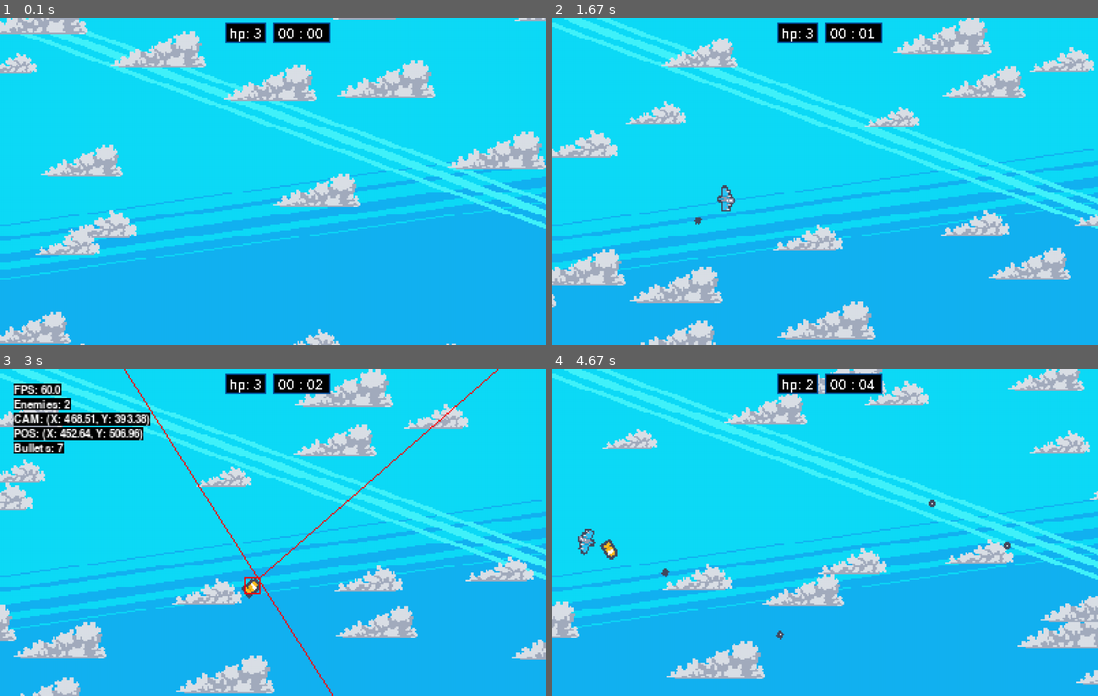
Above: before the commit, frames 1-4 (two rows, left to right).
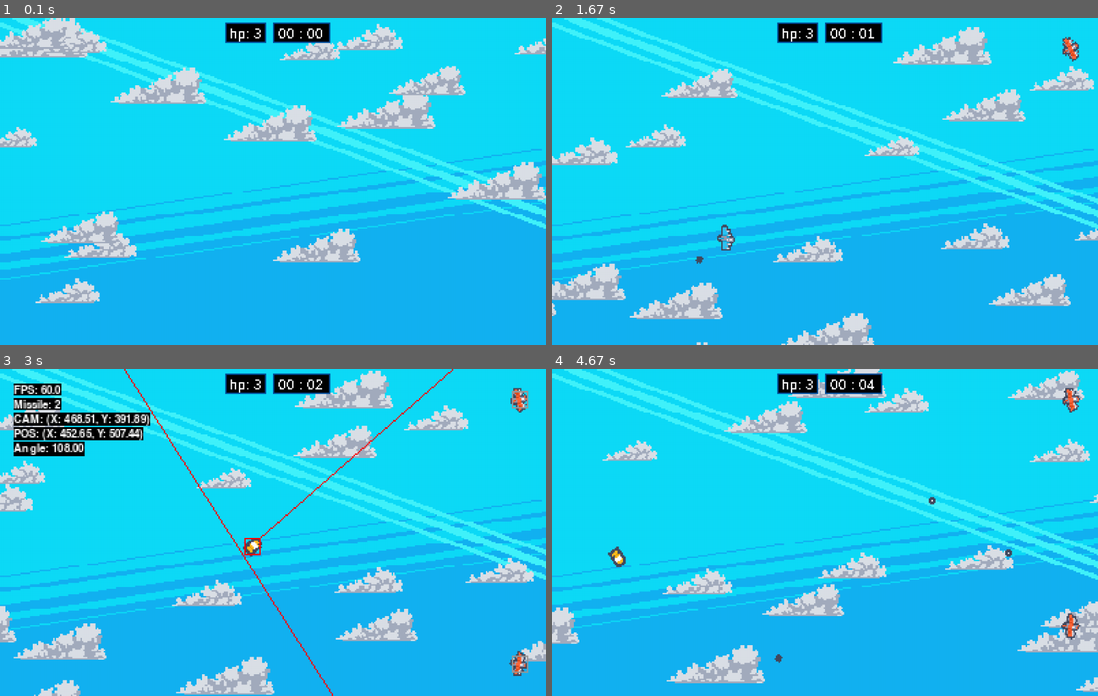
Above: after the commit, the same moments.

Repository: RodolfoFreitas0/Projeto-BIA-IA
Game: pygame game, started from mainPygame.py
Two runs of this game, one before a commit and one after it. Both use one fixed random seed, a clock stepped at 60 frames per second and the inputs below.
Inputs:
- Up to frame 1 (0.1 s): no input
- Up to frame 2 (1.67 s): tap I at 0.33 s; hold Right 0.67-1.13 s; tap B at 0.82, 1.32 s; hold Up 1.17-1.47 s; tap Space at 1.23, 1.57 s; hold Right from 1.5 s (still down)
- Up to frame 3 (3 s): tap Space at 1.87, 2.07, 2.37, 2.63, 2.97 s; release Right at 1.97 s; hold Left 2-2.53 s; tap I at 2.15 s; hold Down 2.57-2.87 s; tap B at 2.72 s; hold Left from 2.9 s (still down)
- Up to frame 4 (4.67 s): tap Space at 3.27, 3.4, 3.8, 4.1, 4.47 s; release Left at 3.3 s; hold Up 3.33-3.7 s; tap I at 3.48 s; hold Right 3.73-4.37 s; tap B at 3.88 s; hold Down from 4.4 s (still down)

The runs differ from the first frame. In frame 1, 19% of the frame differs, in the area x 0-100%, y 0-100%; in frame 2, 17%; in frame 3, 6.5%; in frame 4, 10%.

Commit message:
Tentativa de criar novo inimigo e anotações

Diff:
--- a/mainPygame.py
+++ b/mainPygame.py
@@ -3,7 +3,8 @@
 
 from scripts.entities import Player
 from scripts.entities import Bullet, BulletManager
-from scripts.entities import EnemyManager
+from scripts.entities import MissileManager
+from scripts.entities import Enemy, EnemyManager
 
 from scripts.utills import load_img, load_imgs
 from scripts.utills import Debug
@@ -34,6 +35,7 @@
             self.clock = SimpleClock()
 
         self.game_active = True
+        self.menu = True
         self.running = True
 
         self.display_width = settings.DISPLAY_SIZE[0]
@@ -45,8 +47,9 @@
         if settings.PYGAME_MODE:
             self.assets = {
                 "player": pygame.transform.rotate(load_img("kenney_pixelshmup/Ships/Ship_0000.png"), 0),
-                "enemy": pygame.transform.rotate(load_img("kenney_pixelshmup/Tiles/tile_0012.png"), 0),
+                "missile": pygame.transform.rotate(load_img("kenney_pixelshmup/Tiles/tile_0012.png"), 180),
                 "bullet": pygame.transform.rotate(load_img("kenney_pixelshmup/Tiles/tile_0009.png"), 0),
+                "enemy": pygame.transform.rotate(load_img("kenney_pixelshmup/Ships/Ship_0001.png"), 0),
                 "background": load_img("background.png"),
                 "clouds": load_imgs("clouds")
             }
@@ -55,7 +58,13 @@
             self.assets = {}
 
         self.enemy_manager = EnemyManager()
-        self.bullet_manager = BulletManager(self.enemy_manager.enemies)
+        self.missile_manager = MissileManager()
+
+        self.bullet_manager = BulletManager([
+        self.missile_manager.missiles,
+        self.enemy_manager.enemies
+        ])
+
         self.player = Player(self, settings.PLAYER_START_POS, settings.PLAYER_SPEED)
 
         self.HUD = HUD(self)
@@ -69,9 +78,16 @@
         if settings.PYGAME_MODE:
             pygame.time.set_timer(settings.SPAWN_EVENT, settings.SPAWN_TIME)
             pygame.time.set_timer(settings.SCORE_EVENT, settings.SCORE_TIME)
+            # pygame.time.
+
+    def menu_menu(self):
+        pass
+
+    def highscore_menu(self):
+        pass
 
     def reset(self):
-        self.enemy_manager.enemies.clear()
+        self.missile_manager.missiles.clear()
         pygame.time.set_timer(settings.SPAWN_EVENT, settings.SPAWN_TIME)
 
         self.inputCTRL.reset()
@@ -87,6 +103,9 @@
 
     def run(self):
 
+        while self.menu:
+            break
+
         while self.running:
             handle_events(self, self.inputCTRL)
             if self.game_active == True:
@@ -105,7 +124,7 @@
                 rotation = self.inputCTRL.rotation_value()
 
                 player_screen_x = self.player.pos[0] - self.render_scroll[0]
-                if player_screen_x + 80 < 0:
+                if player_screen_x + 150 < 0:
                     print("Saiu da tela")
                     self.player.HP -= 1
                     self.player.pos[0] = self.render_scroll[0] + 40
@@ -114,14 +133,21 @@
                 if self.score > self.highscore:
                      self.highscore = self.score
 
+                self.missile_manager.update_logic(self.render_scroll, self.player)
+                self.missile_manager.render(self.display, self.render_scroll)
+
+                self.bullet_manager.update_logic()
+                self.bullet_manager.render(self.display, self.render_scroll)
+
+                self.player.update_logic(((self.inputCTRL.movement[1] - self.inputCTRL.movement[0]), 0), rotation)
+                self.player.render(self.display, offset=self.render_scroll)
+
                 self.enemy_manager.update_logic(self.render_scroll, self.player)
                 self.enemy_manager.render(self.display, self.render_scroll)
 
-                self.bullet_manager.update_logic()
-                self.bullet_manager.render(self.display, self.render_scroll)
-
-                self.player.update_logic(((self.inputCTRL.movement[1] - self.inputCTRL.movement[0]), 0), rotation)
-                self.player.render(self.display, offset=self.render_scroll)
+                for enemy in self.enemy_manager.enemies:
+                    if enemy.alive == False:
+                        pass
 
                 if self.inputCTRL.shooting and self.cooldown >= 100:
                     bullet_pos = self.player.rect().center
@@ -150,9 +176,10 @@
 
             if settings.DEBUG_MODE and settings.PYGAME_MODE:
                 Debug(f"FPS: {self.clock.get_fps():.1f}", 10, 10, self.display)
-                Debug(f"Enemies: {self.enemy_manager.enemy_count}", 10, 20, self.display)
+                Debug(f"Missile: {self.missile_manager.missile_count}", 10, 20, self.display)
                 Debug(f"CAM: (X: {self.CAM.scroll[0]:.2f}, Y: {self.CAM.scroll[1]:.2f})", 10, 30, self.display)
                 Debug(f"POS: (X: {self.player.pos[0]:.2f}, Y: {self.player.pos[1]:.2f})", 10, 40, self.display)
+                Debug(f"Angle: {self.player.angle:.2f}", 10, 50, self.display)
 
             if settings.PYGAME_MODE:
                 self.screen.blit(pygame.transform.scale(self.display, self.screen.get_size()), (0, 0))
--- a/scripts/core/camera.py
+++ b/scripts/core/camera.py
@@ -12,7 +12,7 @@
         else:
             self.scroll[0] += 1.5
 
-        self.scroll[1] += (self.target.rect().centery - self.display_height / 2 - self.scroll[1]) / 15
+        self.scroll[1] += (self.target.rect().centery - self.display_height / 2 - self.scroll[1]) / 35
 
     def instant_focus(self):
         self.scroll[0] = self.target.rect().centerx - self.display_width / 2
--- a/scripts/core/controller.py
+++ b/scripts/core/controller.py
@@ -11,3 +11,6 @@
 
     def rotation_value(self):
         return self.rotation[0] - self.rotation[1]
+
+    def debugging(self):
+        pass
--- a/scripts/core/events.py
+++ b/scripts/core/events.py
@@ -33,8 +33,16 @@
                     if event.key == pygame.K_s or event.key == pygame.K_DOWN:
                         controller.movement[0] = True
 
+                    if event.key == pygame.K_i:
+                        from scripts.entities.enemy import Enemy
+
+                        enemy = Enemy(game, game.render_scroll, (3, 3))
+                        game.enemy_manager.add(enemy)
+
+                        print(len(game.enemy_manager.enemies))
+
                     if event.key == pygame.K_b:
-                        if settings.DEBUG_MODE == True:
+                        if settings.DEBUG_MODE:
                             settings.DEBUG_MODE = False
                             print("Debug Mode: OFF")
                         else:
@@ -57,10 +65,10 @@
                         controller.movement[0] = False
 
                 elif event.type == settings.SPAWN_EVENT:
-                    from scripts.entities.enemy import Enemy
+                    from scripts.entities.missile import Missile
 
-                    enemy = Enemy(game, game.render_scroll, (3, 3))
-                    game.enemy_manager.add(enemy)
+                    missile = Missile(game, game.render_scroll, (3, 3))
+                    game.missile_manager.add(missile)
 
                     settings.SPAWN_TIME = max(500, settings.SPAWN_TIME - 50)
                     pygame.time.set_timer(settings.SPAWN_EVENT, settings.SPAWN_TIME)
--- a/scripts/entities/__init__.py
+++ b/scripts/entities/__init__.py
@@ -1,8 +1,18 @@
 from .physics_entity import PhysicsEntity
-from .enemy import Enemy
-from .enemy import EnemyManager
+from .missile import Missile
+from .missile import MissileManager
 from .player import Player
 from .bullets import Bullet
 from .bullets import BulletManager
+from .enemy import Enemy, EnemyManager
 
-__all__ = ["PhysicsEntity", "Player", "Enemy", "EnemyManager", "Bullet", "BulletManager"]
+__all__ = [
+"PhysicsEntity",
+"Player",
+"Missile",
+"MissileManager",
+"Bullet",
+"BulletManager",
+"Enemy",
+"EnemyManager"
+]
--- a/scripts/entities/bullets.py
+++ b/scripts/entities/bullets.py
@@ -17,9 +17,9 @@
         super().update_logic(movement=(1, 0))
 
 class BulletManager:
-        def __init__(self, enemies):
+        def __init__(self, targets):
             self.bullets = []
-            self.enemies = enemies
+            self.targets = targets
 
         def add(self, bullet):
             self.bullets.append(bullet)
@@ -36,13 +36,13 @@
                     self.bullets.remove(bullet)
                     continue
 
-                for enemy in self.enemies:
-                    if enemy.alive and bullet.rect().colliderect(enemy.rect()):
-                        print("Bala colidiu com inimigo!")
-                        enemy.alive = False
-                        bullet.alive = False
-                        self.bullets.remove(bullet)
-                        break
+                for target_list in self.targets:
+                    for target in target_list:
+                        if target.alive and bullet.rect().colliderect(target.rect()):
+                            print("Bala colidiu com inimigo!")
+                            target.alive = False
+                            bullet.alive = False
+                            break
 
 
         def render(self, display, scroll):
--- a/scripts/entities/enemy.py
+++ b/scripts/entities/enemy.py
@@ -1,115 +1,114 @@
+from .physics_entity import PhysicsEntity
 
-import pygame
+import scripts.core.settings as settings
 import random
 import math
-
-import scripts.core.settings as settings
-from scripts.headless.rectangle import Rectangle
-from .physics_entity import PhysicsEntity
 
 class Enemy(PhysicsEntity):
 
     def __init__(self, game, scroll, size):
 
-        pos, side = self.spawn_pos(scroll, settings.DISPLAY_SIZE[0], settings.DISPLAY_SIZE[1])
+        pos, side = self.spawn(scroll, settings.DISPLAY_SIZE[0], settings.DISPLAY_SIZE[1])
         super().__init__(game, "enemy", pos, size)
 
-        self.screenW = settings.DISPLAY_SIZE[0]
-        self.screenH = settings.DISPLAY_SIZE[1]
+        self.side = side
 
-        self.side = side
-        self.enemies = []
+        self.scroll = scroll
 
-        self.angle = self.random_angle(side)
-        self.angle_rad = math.radians(self.angle)
-
-        self.final_pos = (
-            self.pos[0] - math.cos(self.angle_rad) * 6000,
-            self.pos[1] + math.sin(self.angle_rad) * 6000
-        )
+        self.angle = self.dif_angle(self.side)
 
         self.HP = 1
+        self.max_speed = 3
+        self.pos[0] = scroll[0] + settings.DISPLAY_SIZE[0] - 20
+        self.timer = 0
 
-        self.acc = 10
+        self.world_y = pos[1]
+        self.fixed_x_offset = settings.DISPLAY_SIZE[0] - 20
 
-        # self.rect = Rectangle(self, 0, 0, self.size[0], self.size[1])
+    def spawn(self, scroll, screen_width, screen_height):
+        side = random.randint(0, 2)
+        margem = 20
 
-    @classmethod
-    def spawn_pos(cls, scroll, screen_width, screen_height):
-        side = random.randint(0, 3)
-        # side = ?
+        if side == 0: #Topo
+            return [scroll[0] + screen_width - margem, margem + scroll[1]], side
 
-        x_centro = scroll[0] + (screen_width // 2)
-        y_centro = scroll[1] + (screen_height // 2)
+        else: #Baixo
+            return [scroll[0] + screen_width - margem, scroll[1] + screen_width - margem], side
 
-        margem = 100
+    def dif_angle(self, side):
+        if side == 0: # Topo
+            return 90
+        else: # Baixo
+            return -90
 
-        if side == 0: # Topo
-            return [random.randint(
-                x_centro - (screen_width // 2), x_centro + (screen_width // 2)),
-                (y_centro - (screen_height // 2) - margem)], side
+    def update_logic(self, scroll, player):
 
-        elif side == 1: # Direita
-            return [x_centro + (screen_width // 2) + margem,
-                    random.randint(y_centro - (screen_height // 2), y_centro + (screen_height //2))], side
+        if self.angle == 90:
+            self.world_y += self.speed
+        else:
+            self.world_y -= self.speed
 
-        elif side == 2: # Baixo
-            return [random.randint(
-                x_centro - (screen_width // 2), x_centro + (screen_width // 2)),
-                y_centro + (screen_height //2)  + margem], side
+        top = scroll[1] + 20
+        bottom = scroll[1] + settings.DISPLAY_SIZE[1] - 20
 
-        else: # Esquerda
-            return [x_centro - (screen_width // 2)  - margem,
-                    random.randint(y_centro -  (screen_height //2), y_centro + (screen_height // 2))], side
+        if self.world_y < top:
+            self.world_y = top
+            self.angle = 90
 
-    def random_angle(self, side):
+        elif self.world_y > bottom:
+            self.world_y = bottom
+            self.angle = 270
 
-        if side == 0:  # Topo
-            return random.uniform(105, 155)
-        elif side == 1:  # Direita
-            return random.uniform(335, 395) % 360
-        elif side == 2:  # Baixo
-            return random.uniform(215, 245)
-        else:  # Esquerda
-            return random.uniform(165, 195)
+        self.pos[0] = scroll[0] + self.fixed_x_offset
+        self.pos[1] = self.world_y
 
-    def outbounds(self, scroll, screen_width, screen_height):
+        # self.pos[0] = scroll[0] + settings.DISPLAY_SIZE[0] - 20
 
-        x_centro = scroll[0] + (screen_width // 2)
-        y_centro = scroll[1] + (screen_height // 2)
+        # top = scroll[1] + 20
+        # bottom = scroll[1] + settings.DISPLAY_SIZE[1] - 20
 
-        margem = 400
+        # self.angle %= 360
 
-        if self.side == 0:
-            if self.pos[0] > x_centro + (screen_width // 2) + margem or self.pos[1] > y_centro + (screen_height // 2) + margem:
-                self.alive = False
-        elif self.side == 1:
-            if self.pos[0] < x_centro - (screen_width // 2) - margem or self.pos[1] < y_centro - (screen_height // 2) - margem or self.pos[1] > y_centro + (screen_height // 2) + margem :
-                self.alive = False
-        elif self.side == 2:
-            if self.pos[0] > x_centro + (screen_width // 2) + margem or self.pos[1] < y_centro - (screen_height // 2) - margem:
-                self.alive = False
-        elif self.side == 3:
-            if self.pos[0] > x_centro + (screen_width // 2) + margem or self.pos[1] < y_centro - (screen_height // 2) - margem or self.pos[1] > y_centro + (screen_height // 2) + margem:
-                self.alive = False
+        #     # Player descendo
+        # if player.speed >= 1:
+        #     if 185 <= player.angle <= 355:
+        #         if self.angle == 90:   # Enemy subindo
+        #             self.speed = 1.5
+        #         else:
+        #             self.speed = 4
 
+        #     # Player subindo
+        #     elif 5 <= player.angle <= 175:
+        #         if self.angle == 270:  # Enemy descendo
+        #             self.speed = 1.5
+        #         else:
+        #             self.speed = 4
 
-    def update_logic(self, scroll):
+        #     # Player indo frente/trás
+        #     elif player.angle <= 5 or 175 <= player.angle <= 185 or player.angle >= 355:
+        #             self.speed = 4.5
+        # else:
+        #     # Player parado
+        #     self.speed = 1.5
 
-        if self.side == 0 or self.side == 2:
-            self.max_speed = 3
+        # if self.pos[1] > bottom:
+        #     self.pos[1] = bottom - 10
+        #     self.angle = -self.angle
 
-        if self.side == 1:
-            self.max_speed = 1.8
+        # elif self.pos[1] < top:
+        #     self.pos[1] = top + 10
+        #     self.angle = -self.angle
 
-        if self.side == 3:
-            self.max_speed = 4.5
+        # if self.angle == 90:
+        #     self.pos[1] += self.speed
+        # else:
+        #     self.pos[1] -= self.speed
 
-        self.angle += random.uniform(-0.3, 0.3)
+        dx = player.pos[0] - self.pos[0]
+        dy = player.pos[1] - self.pos[1]
 
-        self.outbounds(scroll, self.screenH, self.screenW)
+        self.render_angle = math.degrees(math.atan2(dy, dx))
 
-        super().update_logic(movement=(1,0))
 class EnemyManager:
         def __init__(self):
             self.enemies = []
@@ -118,8 +117,8 @@
             self.enemies.append(enemy)
 
         def update_logic(self, scroll, player):
-            for enemy in self.enemies[:]:
-                enemy.update_logic(scroll)
+            for enemy in self.enemies:
+                enemy.update_logic(scroll, player)
 
                 if not enemy.alive:
                     self.enemies.remove(enemy)
@@ -131,8 +130,8 @@
                         player.HP -= 1
                     self.enemies.remove(enemy)
 
-            self.enemy_count = len(self.enemies)
-            if self.enemy_count > settings.MAX_ENEMIES:
+            self.missile_count = len(self.enemies)
+            if self.missile_count > settings.MAX_ENEMIES:
                 self.enemies.clear()
 
         def render(self, display, scroll):
@@ -140,13 +139,4 @@
                 return
 
             for enemy in self.enemies:
-
-                if settings.DEBUG_MODE:
-                    pygame.draw.line(
-                        display, (255, 0, 0),
-                        (enemy.pos[0] - scroll[0], enemy.pos[1] - scroll[1]),
-                        (enemy.final_pos[0] -  scroll[0], enemy.final_pos[1] - scroll[1]),
-                        1
-                    )
-
                 enemy.render(display, offset=scroll)
--- /dev/null
+++ b/scripts/entities/missile.py
@@ -0,0 +1,144 @@
+import pygame
+import random
+import math
+
+import scripts.core.settings as settings
+from .physics_entity import PhysicsEntity
+
+class Missile(PhysicsEntity):
+
+    def __init__(self, game, scroll, size):
+
+        pos, side = self.spawn_pos(scroll, settings.DISPLAY_SIZE[0], settings.DISPLAY_SIZE[1])
+        super().__init__(game, "missile", pos, size)
+
+        self.side = side
+
+        self.angle = self.random_angle(self.side)
+        self.angle_rad = math.radians(self.angle)
+
+        self.final_pos = (
+            self.pos[0] - math.cos(self.angle_rad) * 6000,
+            self.pos[1] + math.sin(self.angle_rad) * 6000
+        )
+
+        self.HP = 1
+        self.acc = 10
+
+    @classmethod
+    def spawn_pos(cls, scroll, screen_width, screen_height):
+        side = random.randint(0, 3)
+        # side = ?
+
+        x_centro = scroll[0] + (screen_width // 2)
+        y_centro = scroll[1] + (screen_height // 2)
+
+        margem = 100
+
+        if side == 0: # Topo
+            return [random.randint(
+                x_centro - (screen_width // 2), x_centro + (screen_width // 2)),
+                (y_centro - (screen_height // 2) - margem)], side
+
+        elif side == 1: # Direita
+            return [x_centro + (screen_width // 2) + margem,
+                    random.randint(y_centro - (screen_height // 2), y_centro + (screen_height //2))], side
+
+        elif side == 2: # Baixo
+            return [random.randint(
+                x_centro - (screen_width // 2), x_centro + (screen_width // 2)),
+                y_centro + (screen_height //2)  + margem], side
+
+        else: # Esquerda
+            return [x_centro - (screen_width // 2)  - margem,
+                    random.randint(y_centro -  (screen_height //2), y_centro + (screen_height // 2))], side
+
+    def random_angle(self, side):
+
+        if side == 0:  # Topo
+            return random.uniform(105, 155)
+        elif side == 1:  # Direita
+            return random.uniform(335, 395) % 360
+        elif side == 2:  # Baixo
+            return random.uniform(215, 245)
+        else:  # Esquerda
+            return random.uniform(165, 195)
+
+    def outbounds(self, scroll, screen_width, screen_height):
+
+        x_centro = scroll[0] + (screen_width // 2)
+        y_centro = scroll[1] + (screen_height // 2)
+
+        margem = 400
+
+        if self.side == 0:
+            if self.pos[0] > x_centro + (screen_width // 2) + margem or self.pos[1] > y_centro + (screen_height // 2) + margem:
+                self.alive = False
+        elif self.side == 1:
+            if self.pos[0] < x_centro - (screen_width // 2) - margem or self.pos[1] < y_centro - (screen_height // 2) - margem or self.pos[1] > y_centro + (screen_height // 2) + margem :
+                self.alive = False
+        elif self.side == 2:
+            if self.pos[0] > x_centro + (screen_width // 2) + margem or self.pos[1] < y_centro - (screen_height // 2) - margem:
+                self.alive = False
+        elif self.side == 3:
+            if self.pos[0] > x_centro + (screen_width // 2) + margem or self.pos[1] < y_centro - (screen_height // 2) - margem or self.pos[1] > y_centro + (screen_height // 2) + margem:
+                self.alive = False
+
+
+    def update_logic(self, scroll):
+
+        if self.side == 0 or self.side == 2:
+            self.max_speed = 3
+
+        if self.side == 1:
+            self.max_speed = 1.8
+
+        if self.side == 3:
+            self.max_speed = 4.5
+
+        self.angle += random.uniform(-0.3, 0.3)
+
+        self.outbounds(scroll, settings.DISPLAY_SIZE[1], settings.DISPLAY_SIZE[0])
+
+        super().update_logic(movement=(1,0))
+
+class MissileManager:
+        def __init__(self):
+            self.missiles = []
+
+        def add(self, missile):
+            self.missiles.append(missile)
+
+        def update_logic(self, scroll, player):
+            for missile in self.missiles[:]:
+                missile.update_logic(scroll)
+
+                if not missile.alive:
+                    self.missiles.remove(missile)
+                    continue
+
+                if missile.rect().colliderect(player.rect()):
+                    print("Colided")
+                    if not settings.DEBUG_MODE:
+                        player.HP -= 1
+                    self.missiles.remove(missile)
+
+            self.missile_count = len(self.missiles)
+            if self.missile_count > settings.MAX_ENEMIES:
+                self.missiles.clear()
+
+        def render(self, display, scroll):
+            if not settings.PYGAME_MODE:
+                return
+
+            for missile in self.missiles:
+
+                if settings.DEBUG_MODE:
+                    pygame.draw.line(
+                        display, (255, 0, 0),
+                        (missile.pos[0] - scroll[0], missile.pos[1] - scroll[1]),
+                        (missile.final_pos[0] -  scroll[0], missile.final_pos[1] - scroll[1]),
+                        1
+                    )
+
+                missile.render(display, offset=scroll)
--- a/scripts/entities/physics_entity.py
+++ b/scripts/entities/physics_entity.py
@@ -16,6 +16,7 @@
 
         self.size = size
         self.angle = 180
+        self.angle_rad = math.radians(self.angle)
 
         self.speed = 0
         self.max_speed = 2
@@ -28,6 +29,8 @@
         self.hitbox_offset = (-6, -6)
         self.hitbox_mult = (4, 4)
 
+        self.render_angle = 90
+
     def update_logic(self, movement=(0, 0), angle=0):
 
         self.angle += angle
@@ -35,18 +38,15 @@
         self.angle_rad = math.radians(self.angle)
 
         if movement[0] > 0:
-            self.angle += random.uniform(-0.3, 0.3)
+            # self.angle += random.uniform(-0.3, 0.3)
             self.speed = min(self.speed + self.acc, self.max_speed)
         else:
             self.speed *= self.friction
         if movement[0] < 0:
             self.speed = max(self.speed - 0.02, -0.2)
 
-        dx =  math.sin(self.angle_rad) * self.speed
-        dy = -math.cos(self.angle_rad) * self.speed
-
-        self.pos[1] += dx
-        self.pos[0] += dy
+        self.pos[1] += math.sin(self.angle_rad) * self.speed
+        self.pos[0] += -math.cos(self.angle_rad) * self.speed
 
         if self.HP <= 0:
             self.alive = False
@@ -58,7 +58,7 @@
         scaled_image = pygame.transform.scale(self.game.assets[self.type], (self.size[0] * 6, self.size[1] * 6))
 
         if self.type == "enemy":
-            rotated_image= pygame.transform.rotate(scaled_image, self.angle + 90)
+            rotated_image= pygame.transform.rotate(scaled_image, 90 - self.render_angle)
         else:
             rotated_image= pygame.transform.rotate(scaled_image, self.angle - 90)
 
@@ -69,10 +69,12 @@
         if settings.DEBUG_MODE:
             if self.type == "player":
                 color = (0, 255, 0)
-            elif self.type == "enemy":
+            elif self.type == "missile":
                 color = (255, 0, 0)
             elif self.type == "bullet":
                 color = (0, 0, 0)
+            else:
+                color = (152, 152, 152)
 
             pygame.draw.rect(surf, color, self.rect().move(-offset[0], -offset[1]), 1)
 
--- a/scripts/entities/player.py
+++ b/scripts/entities/player.py
@@ -4,7 +4,6 @@
 
     def __init__(self, game, pos, size):
         super().__init__(game, "player", pos, size)
-        self.shooting = False
         self.HP = 3
 
     def update_logic(self, movement=(0,0), angle=0):
